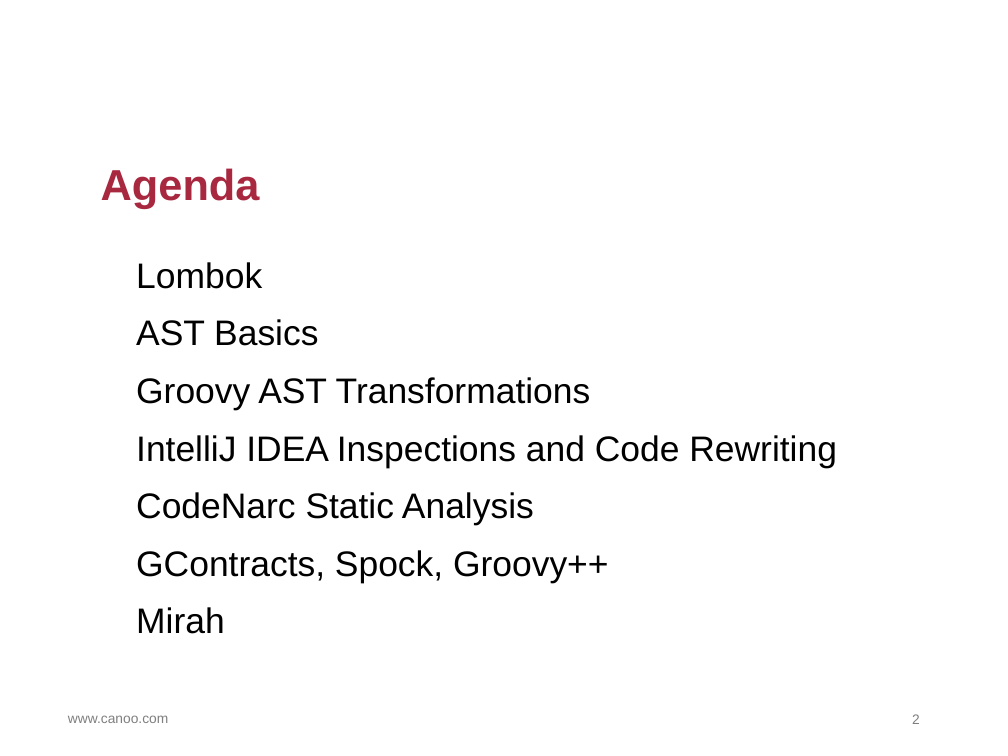
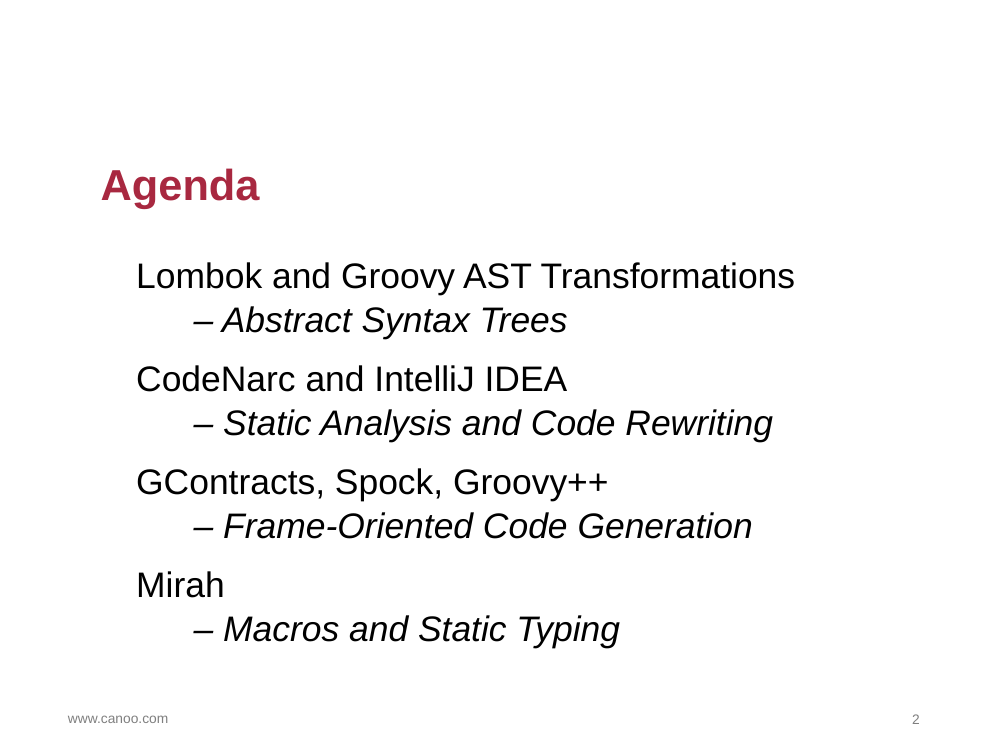
Before and after one commit to HamletDRC/presentations, a slide deck: slide 2 of asttransformations/AstTransformations.odp. Drawn at 1008x756 pixels with LibreOffice and Linux fonts; fonts in the diff are those of the drawing; background and template pictures are left out. Boxes give left, top, right and bottom in pixels: in the first picture for what was removed or moved away, otherwise in the second. Text is boxed around its words. In the diff, an @@ line names an element or a change of style, - is before the commit and + after.

```diff
--- a/asttransformations/AstTransformations.odp
+++ b/asttransformations/AstTransformations.odp
@@ text at [136, 262, 796, 442]: text changed @@
-Lombok
-AST Basics
-Groovy AST Transformations
-IntelliJ IDEA Inspections and Code Rewriting
-CodeNarc Static Analysis
+Lombok and Groovy AST Transformations
+      – Abstract Syntax Trees
+CodeNarc and IntelliJ IDEA
+      – Static Analysis and Code Rewriting
@@ text at [223, 512, 753, 539]: paragraph added @@
+      – Frame-Oriented Code Generation
@@ text at [223, 615, 620, 648]: paragraph added @@
+      – Macros and Static Typing
```
Also in this commit, not shown: 1 other slide changed, 3 slides added, 3 other files.
